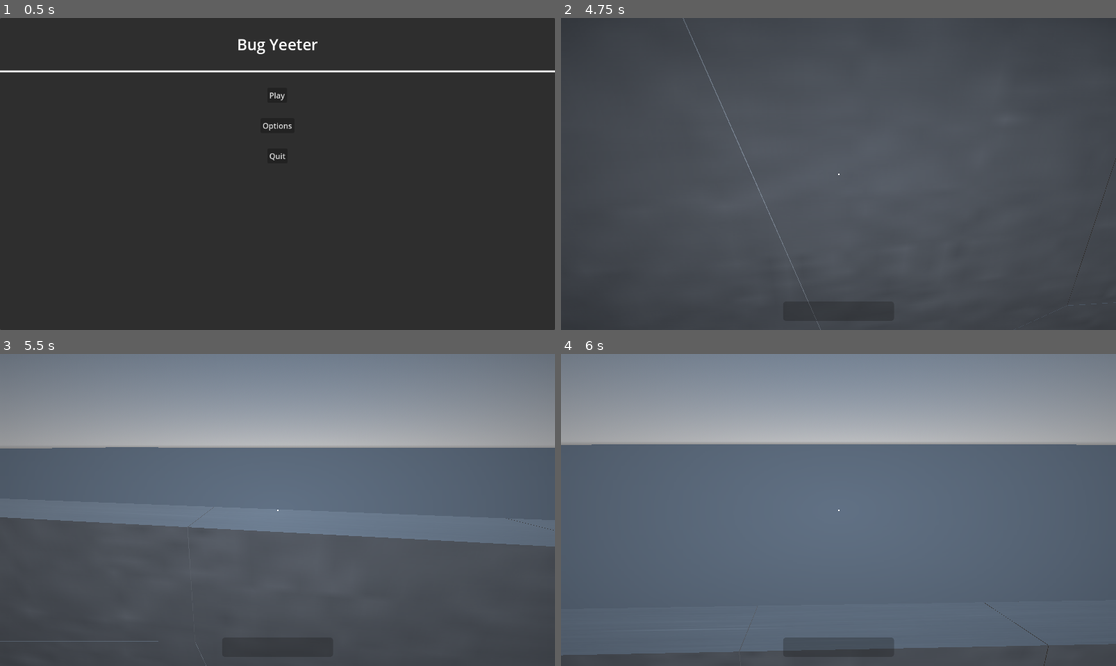
Above: before the commit, frames 1-4 (two rows, left to right).
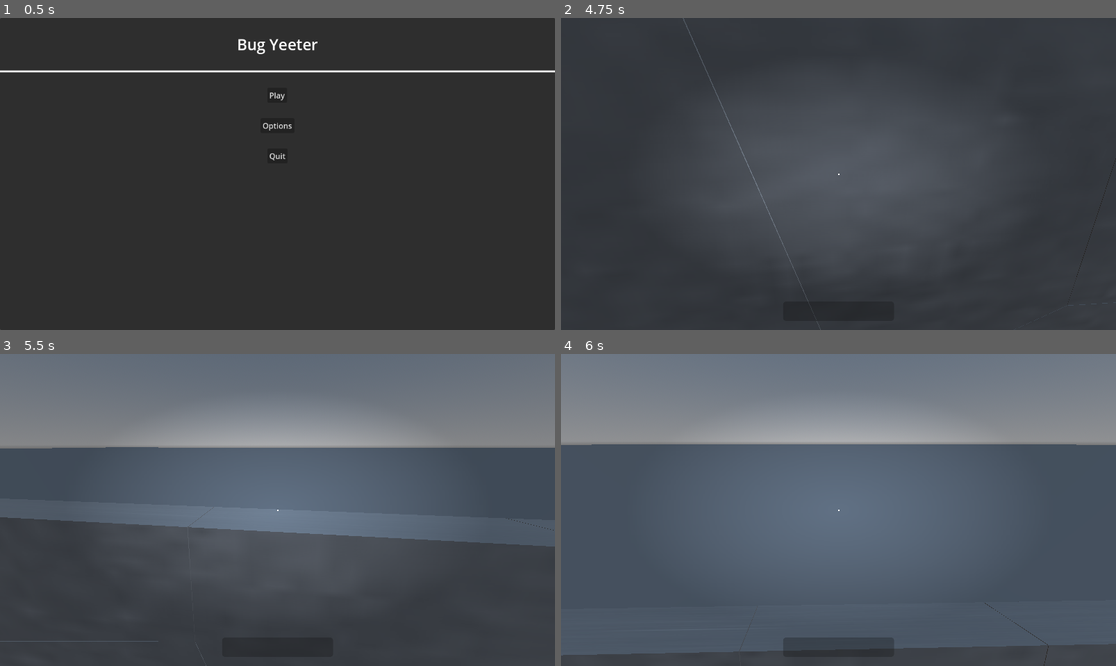
Above: after the commit, the same moments.

Repository: rcorre/wildjam84
Game: Godot game, scene res://menus/title/Title.tscn
Same seed, same stepped clock (60 frames per second), same inputs: the game is played once before the commit and once after it.
Inputs (mouse positions are in pixels of both pictures, inside the frame that each line leads up to):
- Up to frame 1 (0.5 s): no input
- Up to frame 2 (4.75 s): click "Play" at 0.5 s; tap Enter at 1.25 s; move the mouse to (866, 174) at 1.27 s; hold Right mouse button (drop) 1.28-2.03 s; hold W (forward) from 1.28 s (still down); tap Space (jump) at 1.52, 2.27, 2.75, 3.77, 4.52 s; move the mouse to (810, 174) at 2.02 s; click (810, 174) at 2.1 s; move the mouse to (849, 167) at 2.77 s; hold Right mouse button (drop) 2.78-3.53 s; move the mouse to (832, 180) at 3.52 s; click (832, 180) at 3.6 s; move the mouse to (877, 177) at 4.27 s; hold Right mouse button (drop) from 4.28 s (still down)
- Up to frame 3 (5.5 s): keep holding W (forward); move the mouse to (233, 506) at 5.02 s; release Right mouse button (drop) at 5.03 s; click (233, 506) at 5.1 s; tap Space (jump) at 5.27 s
- Up to frame 4 (6 s): keep holding W (forward); move the mouse to (844, 510) at 5.77 s; hold Right mouse button (drop) from 5.78 s (still down)

Frame 1 is identical in both runs. In frame 2, 0.1% of the frame differs, in the area x 24-89%, y 9-91%; in frame 3, 15%, in the area x 5-95%, y 3-61%; in frame 4, 7.4%.

Commit message:
Make panic more noticeable.

Diff:
--- a/scenes/HUD/HUD.tscn
+++ b/scenes/HUD/HUD.tscn
@@ -4,6 +4,7 @@
 [ext_resource type="Script" uid="uid://bslf2hewg2fky" path="res://scenes/HUD/TryAgainButton.gd" id="2_o38oh"]
 
 [sub_resource type="Gradient" id="Gradient_rr8ot"]
+offsets = PackedFloat32Array(0, 0.553884)
 colors = PackedColorArray(0.170853, 0.170853, 0.170853, 0, 0, 0, 0, 1)
 
 [sub_resource type="GradientTexture2D" id="GradientTexture2D_o38oh"]
